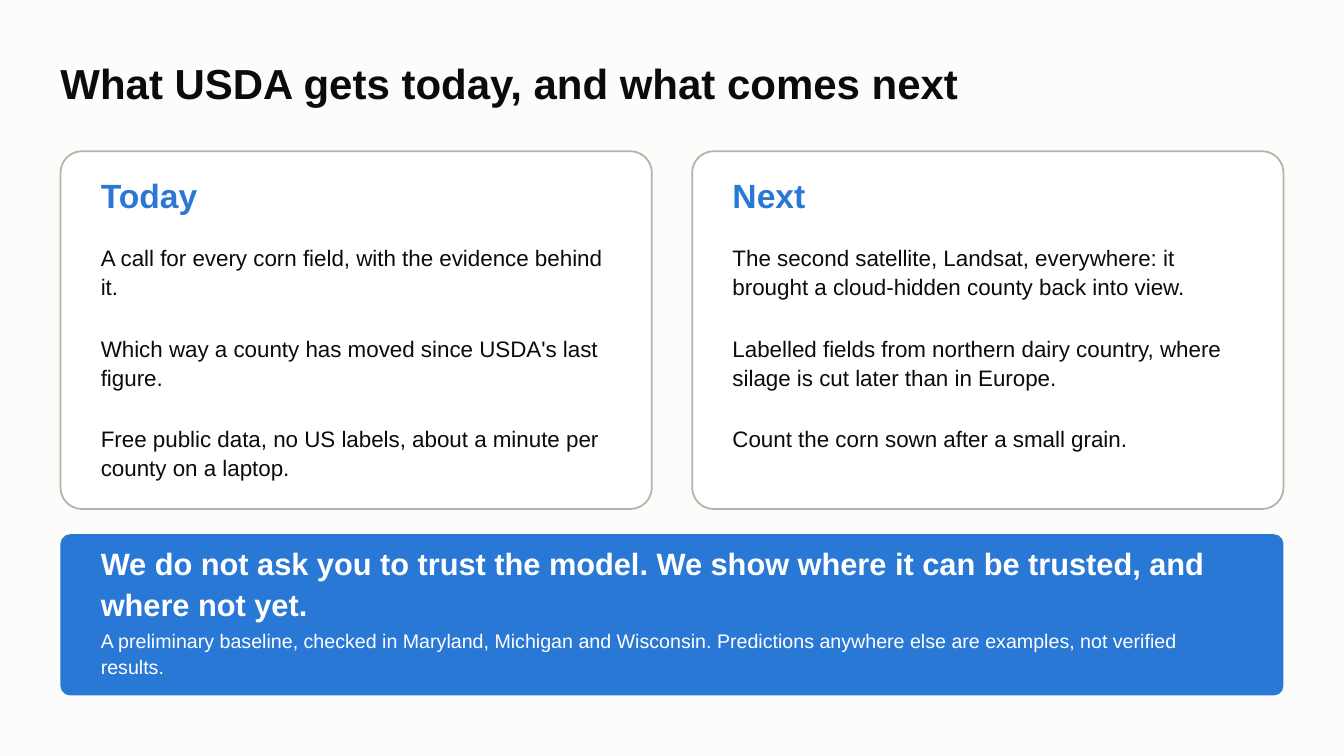
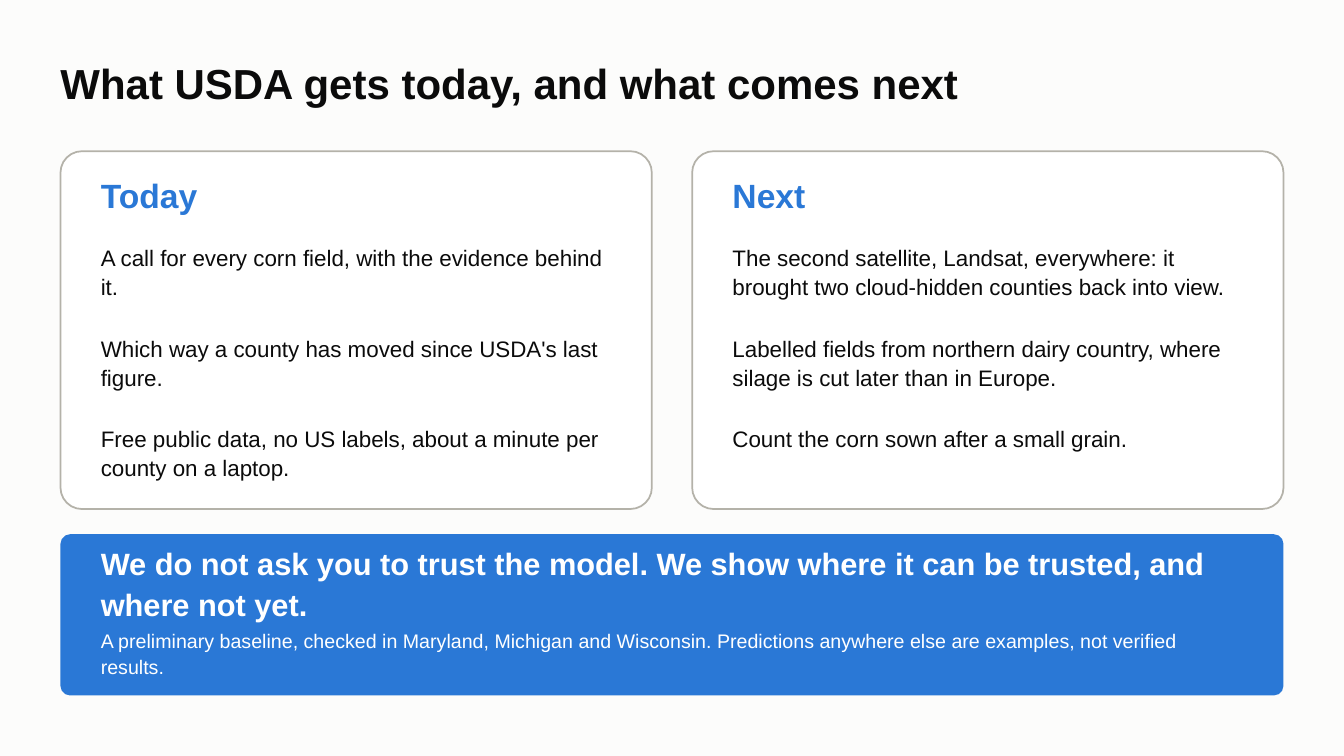
Before and after one commit to ChenSiyun1234/FieldVision, a slide deck: slide 11 of handoff/presentation/FieldVision_model_story.pptx (slide 10 before the commit). Drawn at 1344x756 pixels with LibreOffice and Linux fonts; fonts in the diff are those of the drawing. Boxes give left, top, right and bottom in pixels: in the first picture for what was removed or moved away, otherwise in the second. Text is boxed around its words. In the diff, an @@ line names an element or a change of style, - is before the commit and + after.

Commit message:
Deck: Kent with Landsat beside Marathon

```diff
--- a/handoff/presentation/FieldVision_model_story.pptx
+++ b/handoff/presentation/FieldVision_model_story.pptx
@@ text at (x1=732, y1=249, x2=1224, y2=300): text changed @@
-The second satellite, Landsat, everywhere: it brought a cloud-hidden county back into view.
+The second satellite, Landsat, everywhere: it brought two cloud-hidden counties back into view.
```
Also in this commit, not shown: 1 other slide changed, 1 slide added, 1 other file.
